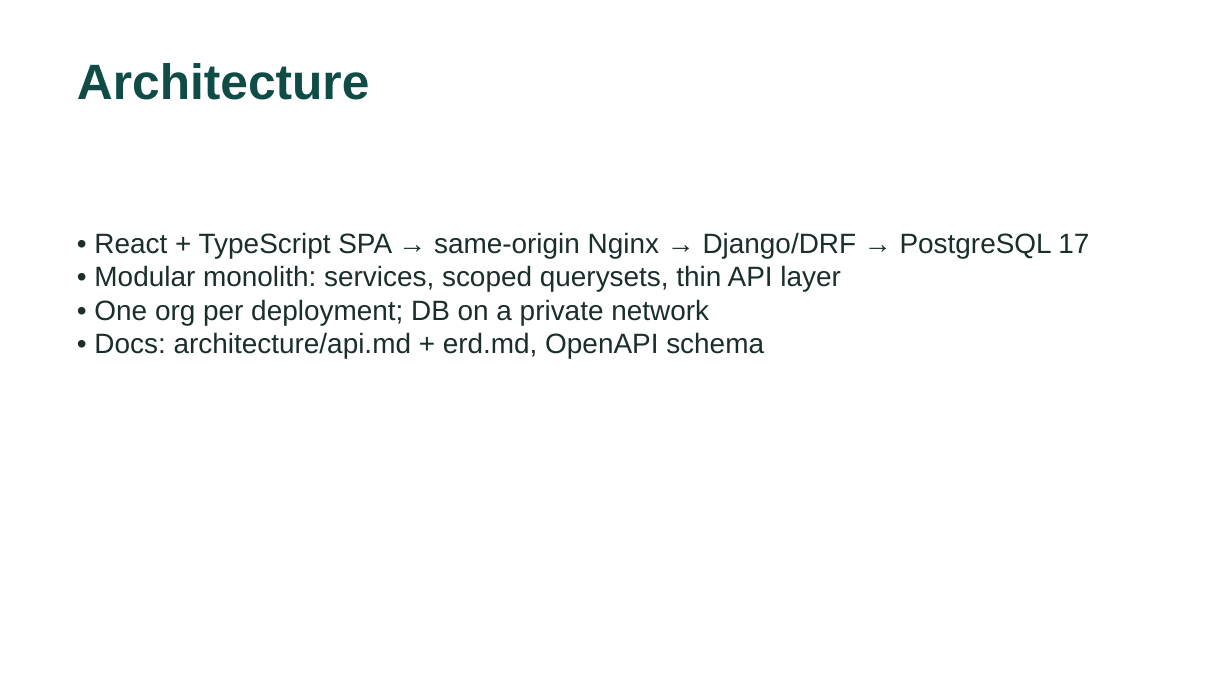
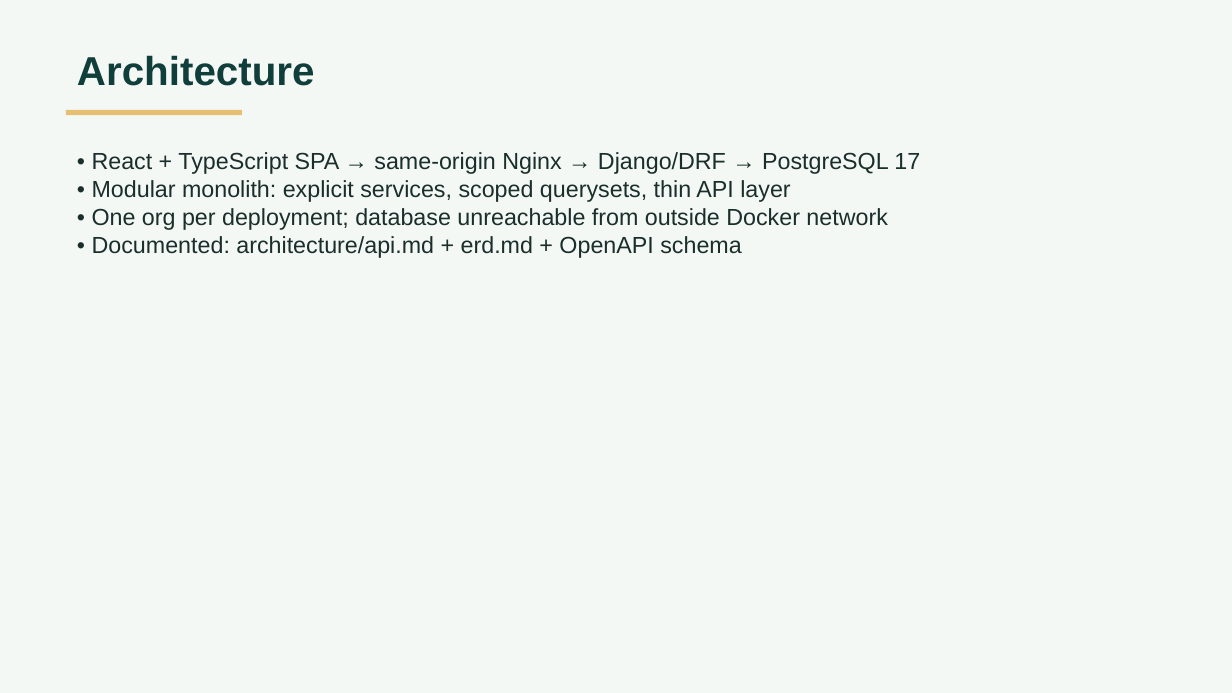
Before and after one commit to Ahmed-Mahdyy/Daimoma, a slide deck: slide 16 of docs/presentation/Daimoma-presentation.pptx (slide 11 before the commit). Drawn at 1232x693 pixels with LibreOffice and Linux fonts; fonts in the diff are those of the drawing. Boxes give left, top, right and bottom in pixels: in the first picture for what was removed or moved away, otherwise in the second. Text is boxed around its words. In the diff, an @@ line names an element or a change of style, - is before the commit and + after.

```diff
--- a/docs/presentation/Daimoma-presentation.pptx
+++ b/docs/presentation/Daimoma-presentation.pptx
@@ background #FFFFFF to #F4F8F5 @@
@@ text "Architecture" at (77, 55, 315, 86): size 32 to 26 pt, text colour #0F4C45 to #103E3A @@
@@ rectangle added at (66, 110, 241, 115), fill #E6BF71 @@
@@ text "• React + TypeScript SPA ...": place and size @@
-text "• React + TypeScript SPA ..." at (94, 232, 1089, 359)
+text "• React + TypeScript SPA ..." at (92, 152, 920, 258)
@@ text at (92, 152, 920, 174): size 18 to 15 pt in "• React + TypeScript SPA → same-origin ..." @@
@@ text at (92, 180, 887, 258): text changed; size 18 to 15 pt @@
-• Modular monolith: services, scoped querysets, thin API layer
-• One org per deployment; DB on a private network
-• Docs: architecture/api.md + erd.md, OpenAPI schema
+• Modular monolith: explicit services, scoped querysets, thin API layer
+• One org per deployment; database unreachable from outside Docker network
+• Documented: architecture/api.md + erd.md + OpenAPI schema
```
Also in this commit, not shown: 14 other slides changed, 8 slides added, 5 slides removed, 1 other file.
